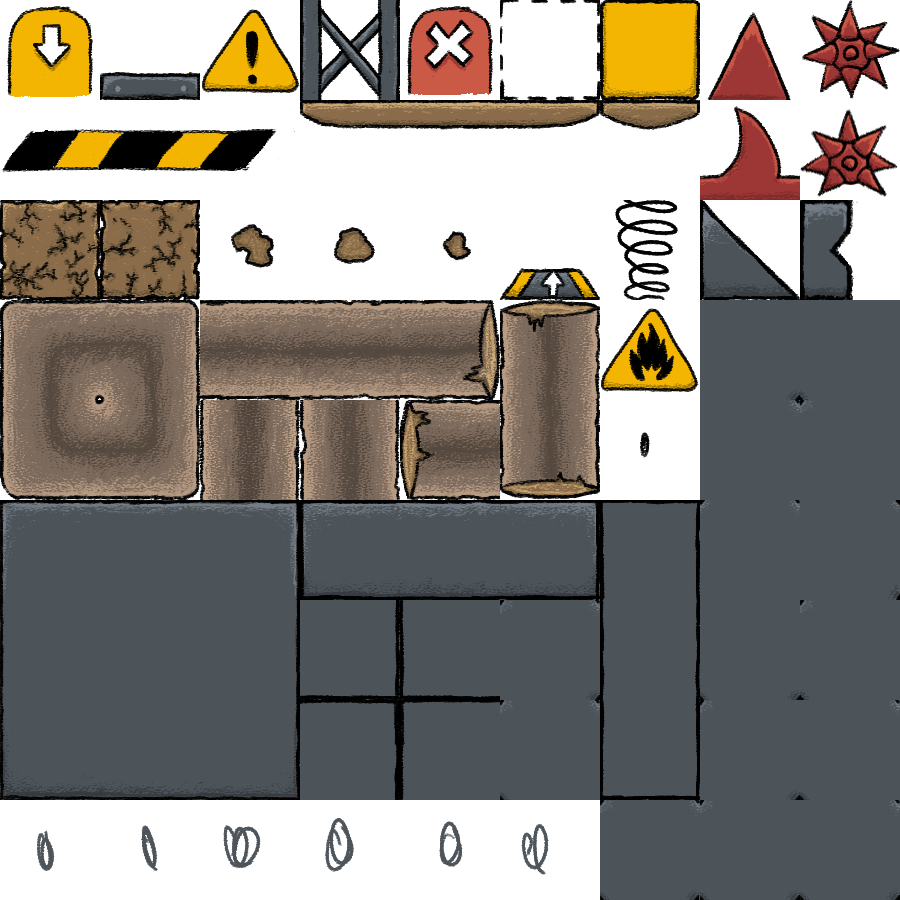
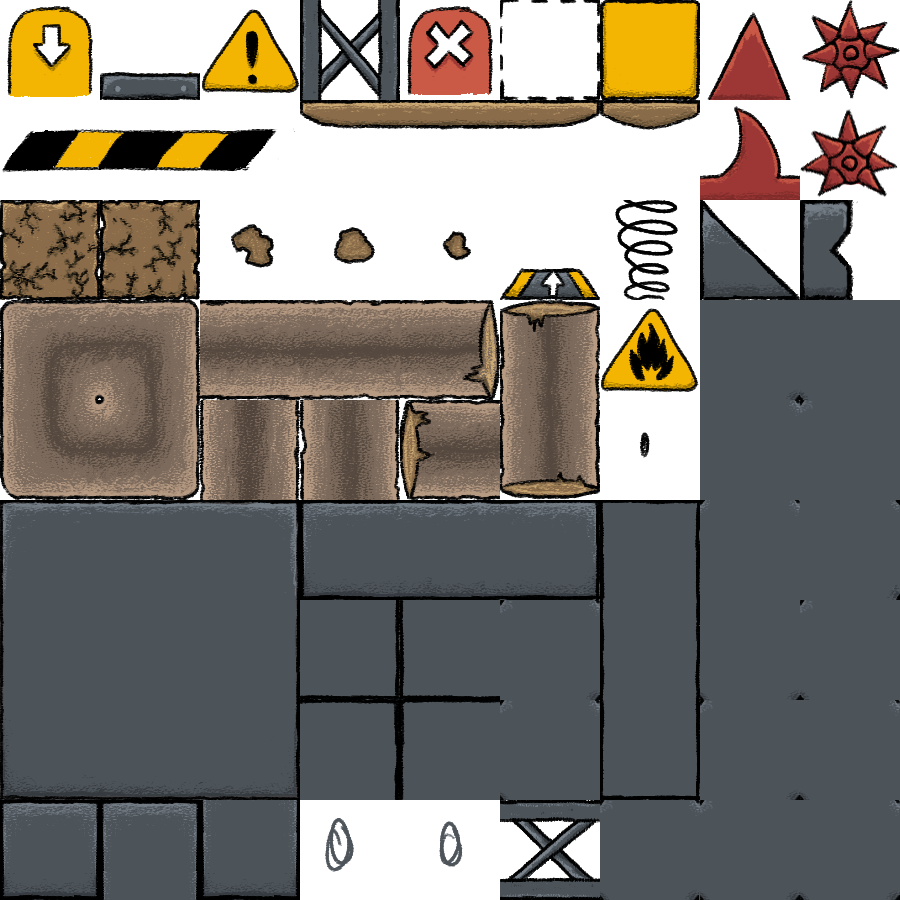
Layered file, before and after one edit (900 x 900). Changes by layer:
added layer "SingleTop" above "Layer 1" over [100, 800, 200, 900]
added layer "Layer 1" above "SingleBottoim" over [500, 800, 600, 900]
added layer "SingleBottoim" above "SingleBlock" over [200, 800, 300, 900]
added layer "SingleBlock" above "Color Palette" over [0, 800, 100, 900]
painted on "Color" over [521, 824, 549, 875]
